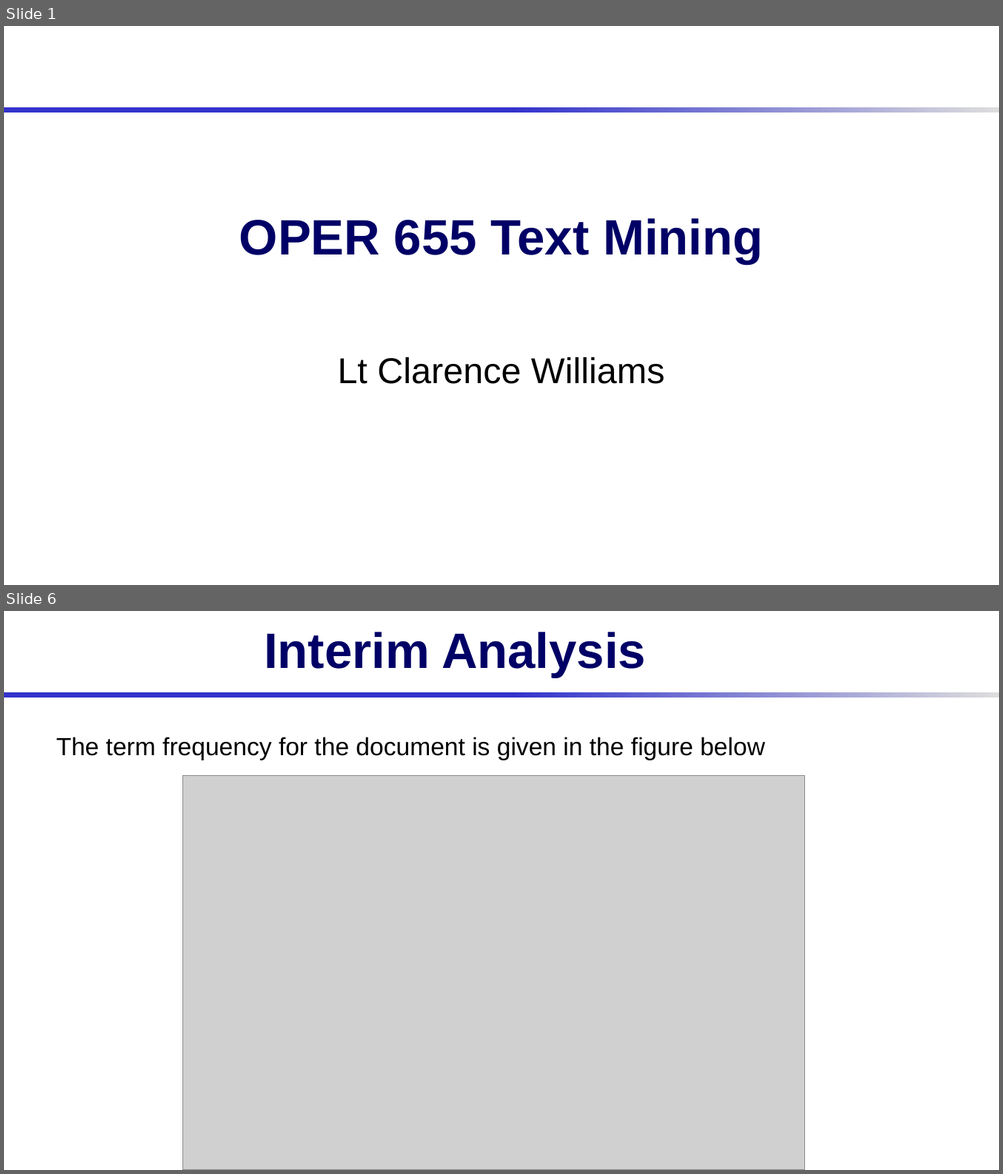
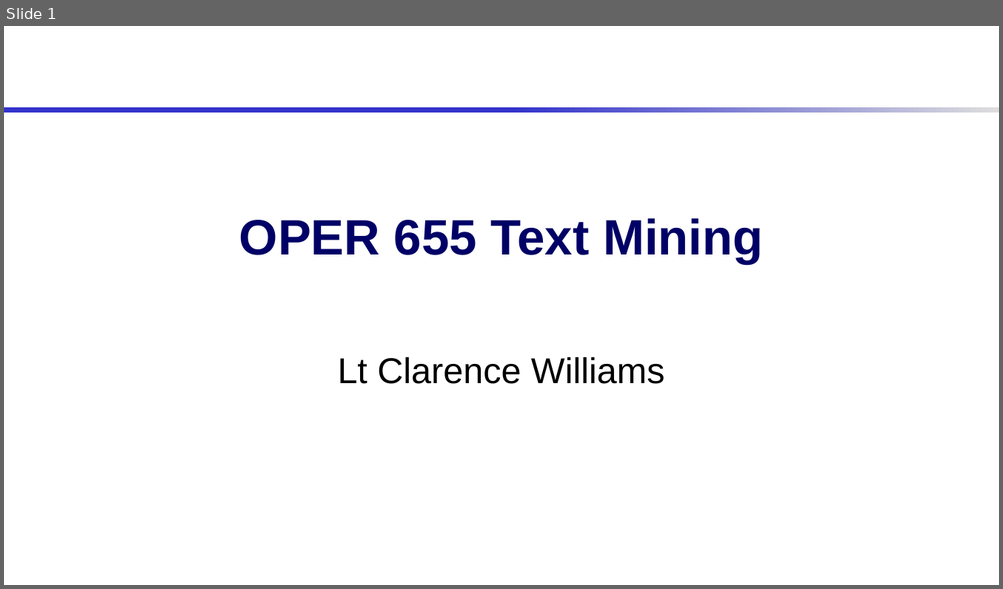
Before and after one commit to AFIT-R/oper655_fa2019, a slide deck: student_project_folders/oper655_fa2019_williams/IPR.pptx. Shown one above the other, each under a label of ours: slides 1 and 6 before the commit, slide 1 after it; the slides between them are not shown. The pictures are 1003x1174 and 1003x589 pixels, drawn with LibreOffice and Linux fonts; fonts in the diff are those of the drawing; grey boxes stand for pictures; background and template pictures are left out. Boxes give left, top, right and bottom in pixels: in the first picture for what was removed or moved away, otherwise in the second. Text is boxed around its words. In the diff, an @@ line names an element or a change of style, - is before the commit and + after.

```diff
--- a/student_project_folders/oper655_fa2019_williams/IPR.pptx
+++ b/student_project_folders/oper655_fa2019_williams/IPR.pptx
@@ slide 6 removed at (4, 611, 999, 1170), background #FFFFFF; not listed: 1 template element that a slide beside it also shows @@
@@ title removed at (264, 632, 646, 677) @@
-Interim Analysis
@@ text removed at (57, 737, 765, 760) @@
-The term frequency for the document is given in the figure below
@@ picture removed at (183, 776, 805, 1170) @@
```
Also in this commit, not shown: 1 slide changed, 3 slides added, 4 other slides removed.
